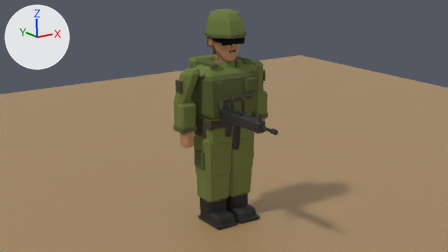
What one commit did to the Blender file resources/3d/jackal_soldier_lowpoly.blend.
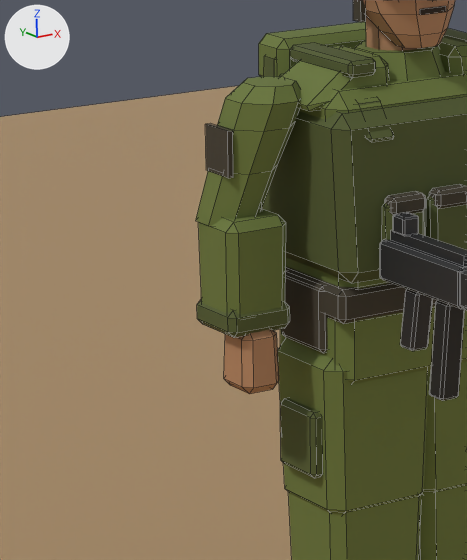
The first picture shows the older version from the file's camera 'Camera'. The close-ups show the older and then the newer version on the part from 28% to 54% of the width and 19% to 75% of the height of that picture. Only the edits that show in the close-ups are written down. Lighting does not change. The marker at upper left points along +X, +Y and +Z. The close-ups show mesh edges as thin lines.

The scene before the commit, as lines of its bpy script (objects in view):
```python
me_ground = bpy.data.meshes.new('Ground')
me_ground.from_pydata([(-6.0, -6.0, 0.0), (6.0, -6.0, 0.0), (6.0, 6.0, 0.0), (-6.0, 6.0, 0.0)], [], [(0, 1, 2, 3)])
me_ground.materials.append(mat_t_sand)  # brown #a88a62
me_trooper = bpy.data.meshes.new('Trooper')
me_trooper.from_pydata(...)  # 1732 vertices, 1782 faces; spans x -0.46..0.46, y -0.92..0.28, z 0.0..1.87
# faces by material slot: [424, 426, 214, 182, 190, 78, 184, 84]
me_trooper.materials.append(mat_t_olive)  # dark green #687638
me_trooper.materials.append(mat_t_olivedark)  # dark green #505a2c
me_trooper.materials.append(mat_t_webbing)  # brown #403a2d
me_trooper.materials.append(mat_t_boot)  # black #181818
me_trooper.materials.append(mat_t_skin)  # brown #b0825e
me_trooper.materials.append(mat_t_lens)  # black #08080a
me_trooper.materials.append(mat_t_gun)  # black #26272a
me_trooper.materials.append(mat_t_hair)  # brown #2e221a
ob_ground = bpy.data.objects.new('Ground', me_ground)
ob_ground.location = (0.0, 0.0, 0.0)
ob_trooper = bpy.data.objects.new('Trooper', me_trooper)
ob_trooper.location = (0.0, 0.0, 0.0)
```
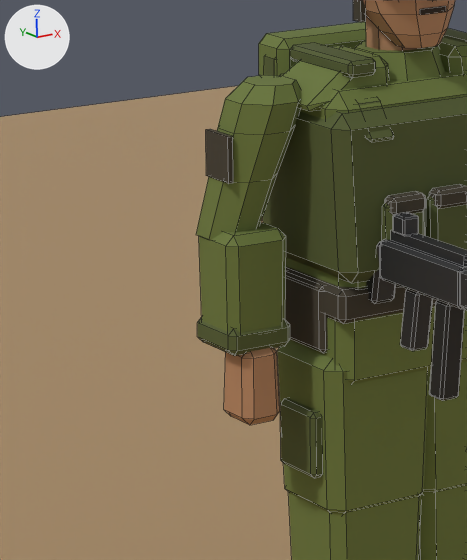
What differs and where, as boxes (x1, y1, x2, y2) in the close-ups (467 x 560 px; the box of a moved part takes in the faces that stretch with it):
part 1 of me_trooper, moved or reshaped
    before: (196, 76, 301, 226)
    after: (196, 75, 301, 240)
part 2 of me_trooper, moved or reshaped
    before: (205, 123, 233, 178)
    after: (206, 129, 233, 184)
part 3 of me_trooper, moved or reshaped
    before: (198, 209, 286, 315)
    after: (199, 222, 286, 333)
part 4 of me_trooper, moved or reshaped
    before: (197, 300, 290, 338)
    after: (197, 317, 290, 356)
part 5 of me_trooper, moved or reshaped
    before: (224, 330, 279, 394)
    after: (224, 348, 280, 425)
part 6 of me_trooper, moved or reshaped (not visible before)
    after: (366, 241, 396, 304)

The change, as a list of edits to the scene's bpy script:
```text
Change me_trooper:
    where me_trooper.from_pydata(...)  # 1732 vertices, 1782 faces; spans x -0.46..0.46, y -0.92..0.28, z 0.0..1.87
    used by ob_trooper; location = (0.0, 0.0, 0.0)
    me_trooper part 1: the loose piece of 40 vertices spanning x -0.46..-0.26, y -0.07..0.13, z 1.09..1.39 is scaled about its middle by (1, 1, 1.11), then moved by (0.0, 0.0, -0.01)
    me_trooper part 2: the loose piece of 8 vertices spanning x -0.44..-0.43, y -0.01..0.08, z 1.2..1.3 is moved by (0.0, 0.0, -0.01)
    me_trooper part 3: the loose piece of 24 vertices spanning x -0.46..-0.31, y -0.05..0.1, z 0.88..1.11 is moved by (0.0, 0.0, -0.03)
    me_trooper part 4: the loose piece of 24 vertices spanning x -0.46..-0.31, y -0.05..0.1, z 0.86..0.92 is moved by (0.0, 0.0, -0.04)
    me_trooper part 5: the loose piece of 24 vertices spanning x -0.43..-0.34, y -0.06..0.05, z 0.73..0.87 is scaled about its middle by (1, 1, 1.25), then moved by (0.0, 0.0, -0.06)
    me_trooper part 6: the loose piece of 24 vertices spanning x -0.18..-0.12, y -0.12..0.03, z 0.92..1.06 is moved by (0.0, -0.07, 0.0)
```
